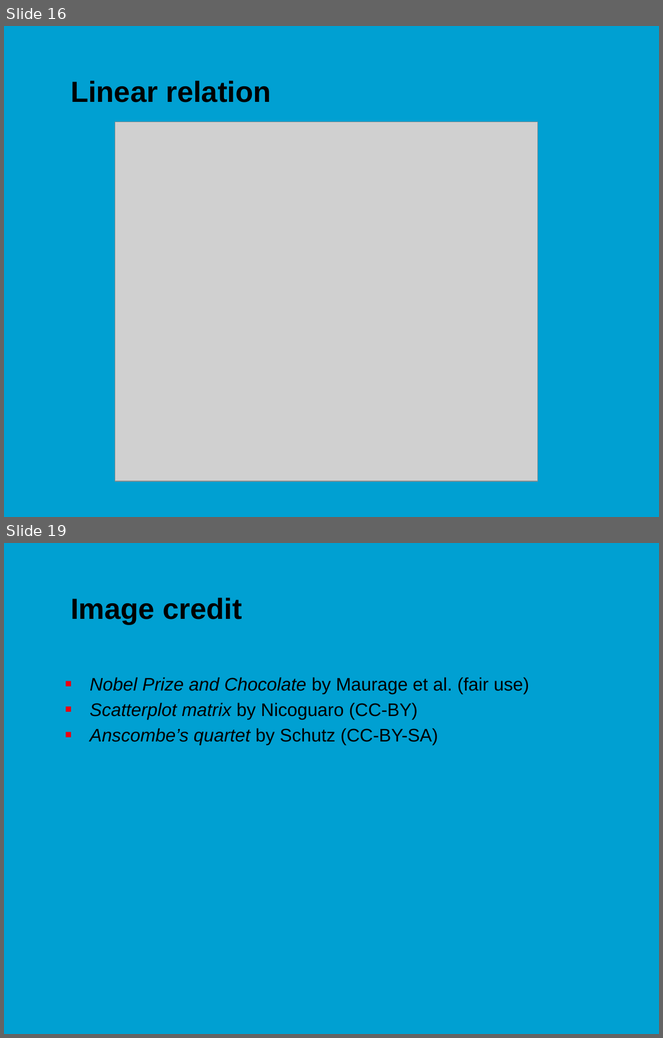
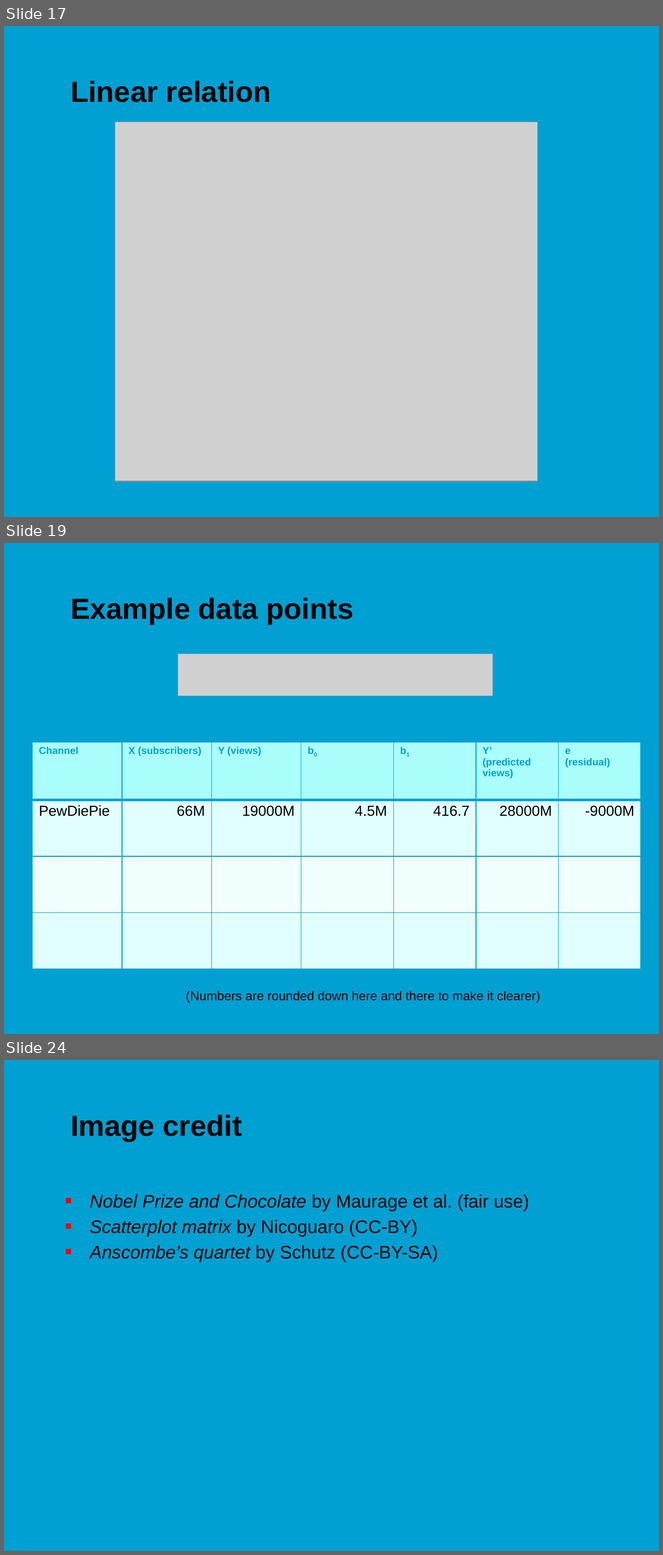
Before and after one commit to jonasmoons/data-driven-learning, a slide deck: slides/ddl-w5l1.pptx. Shown one above the other, each under a label of ours: slides 16 and 19 before the commit, slides 17, 19 and 24 after it; the slides between them are not shown. The pictures are 663x1038 and 663x1555 pixels, drawn with LibreOffice and Linux fonts; fonts in the diff are those of the drawing; grey boxes stand for pictures; background and template pictures are left out. Boxes give left, top, right and bottom in pixels: in the first picture for what was removed or moved away, otherwise in the second. Text is boxed around its words. In the diff, an @@ line names an element or a change of style, - is before the commit and + after.

```diff
--- a/slides/ddl-w5l1.pptx
+++ b/slides/ddl-w5l1.pptx
@@ slide 19 added at bbox=[4, 543, 659, 1034], background picture (left out) @@
@@ title added at bbox=[71, 598, 353, 625], 32 pt, text #000000, bold @@
+Example data points
@@ picture added at bbox=[178, 654, 493, 696] @@
@@ table added at bbox=[32, 742, 642, 969], 4 rows, 7 columns @@
+Channel | X (subscribers) | Y (views) | b0 | b1 | Y’ / (predicted views) | e / (residual)
+PewDiePie | 66M | 19000M | 4.5M | 416.7 | 28000M | -9000M
+ |  |  |  |  |  | 
+ |  |  |  |  |  | 
@@ text added at bbox=[186, 991, 540, 1003], 14 pt, text #000000 @@
+(Numbers are rounded down here and there to make it clearer)
@@ what was slide 16 is now slide 17 @@
@@ what was slide 19 is now slide 24 @@
```
Also in this commit, not shown: 7 slides changed, 6 other slides added, 2 slides removed.
